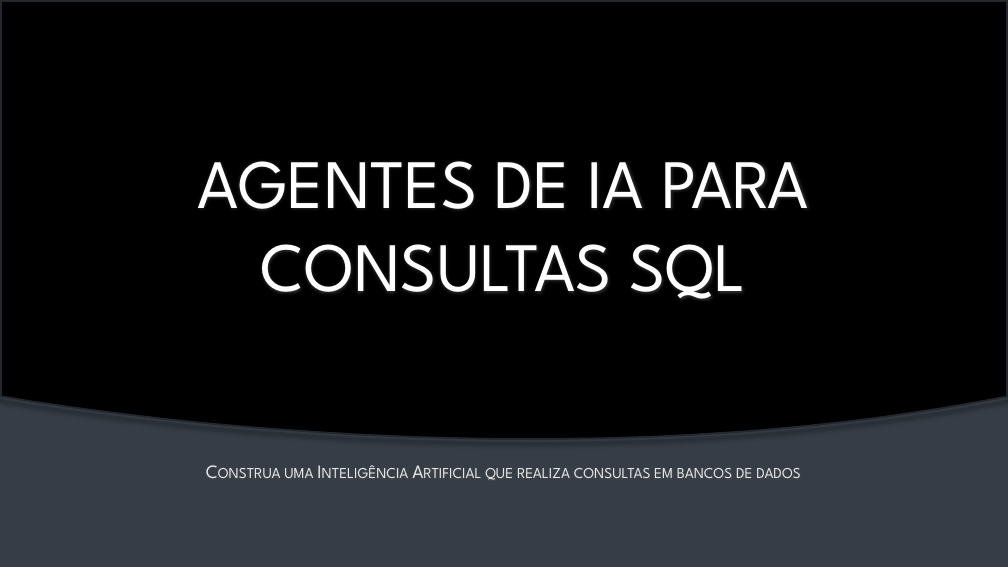
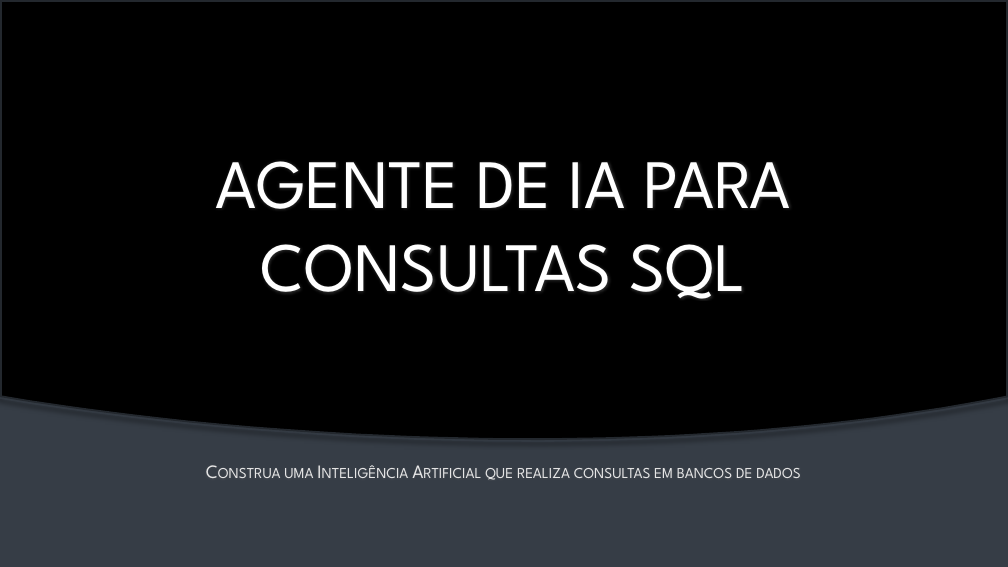
Before and after one commit to batestin1/aula_dio_agentes_sql, a slide deck: slide 1 of materiais/agents_sql.pptx. Drawn at 1008x567 pixels with LibreOffice and Linux fonts; fonts in the diff are those of the drawing; background and template pictures are left out. Boxes give left, top, right and bottom in pixels: in the first picture for what was removed or moved away, otherwise in the second. Text is boxed around its words. In the diff, an @@ line names an element or a change of style, - is before the commit and + after.

```diff
--- a/materiais/agents_sql.pptx
+++ b/materiais/agents_sql.pptx
@@ text at <box>216,161,791,299</box>: text changed @@
-AGENTES DE IA PARA CONSULTAS SQL
+AGENTE DE IA PARA CONSULTAS SQL
```
Also in this commit, not shown: 3 other slides changed, 4 slides added, 6 slides removed, 20 other files.
